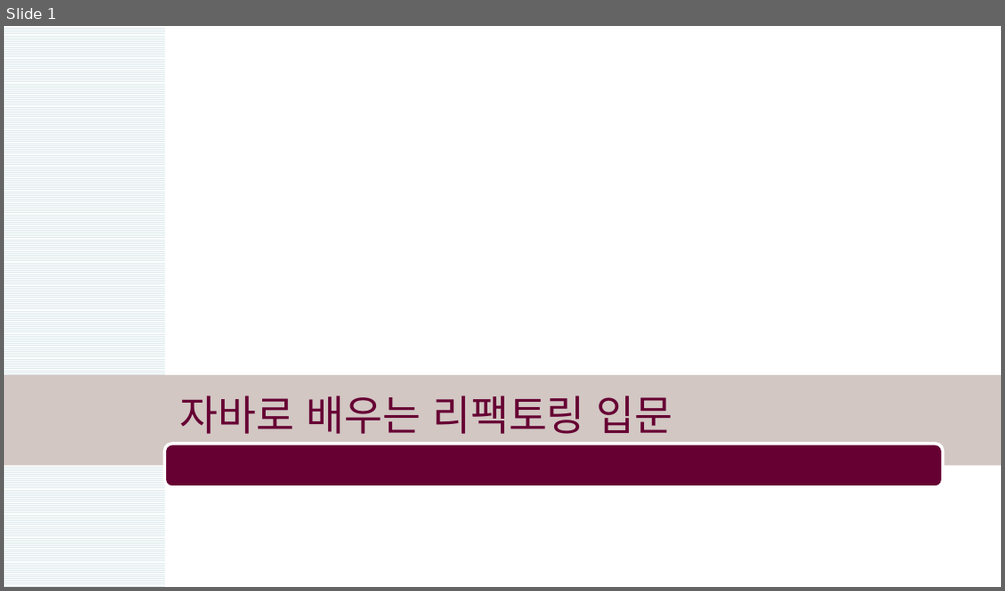
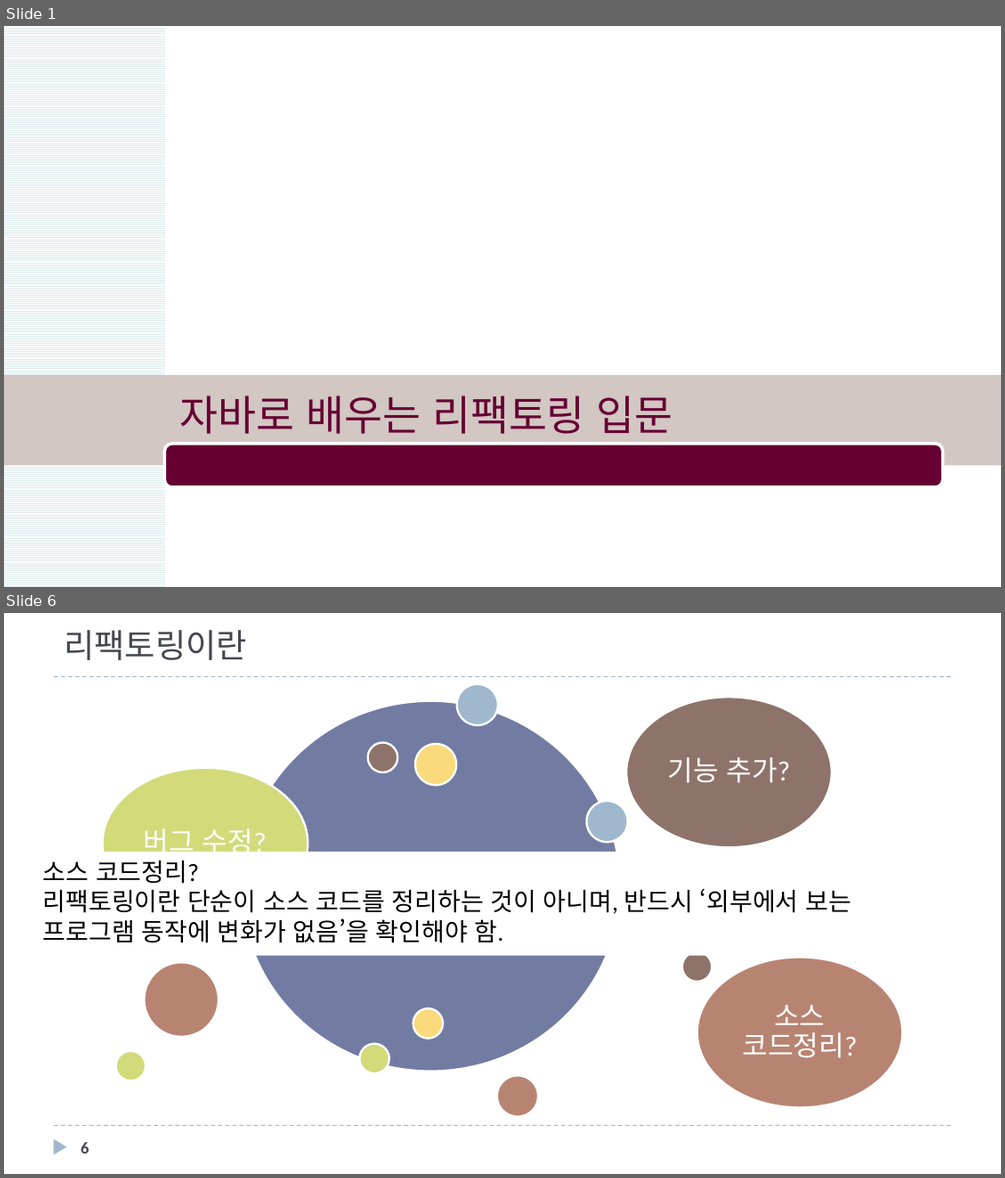
Before and after one commit to mkgungor/refactoring_java, a slide deck: ppt/자바로 배우는 리팩토링 입문.pptx. Shown one above the other, each under a label of ours: slide 1 before the commit, slides 1 and 6 after it; the slides between them are not shown. The pictures are 1005x591 and 1005x1178 pixels, drawn with LibreOffice and Linux fonts; fonts in the diff are those of the drawing; background and template pictures are left out. Boxes give left, top, right and bottom in pixels: in the first picture for what was removed or moved away, otherwise in the second. Text is boxed around its words. In the diff, an @@ line names an element or a change of style, - is before the commit and + after.

Commit message:
chapter 0 추가

```diff
--- a/ppt/자바로 배우는 리팩토링 입문.pptx
+++ b/ppt/자바로 배우는 리팩토링 입문.pptx
@@ slide 6 added at [4,613,1001,1174], background #FFFFFF @@
@@ title added at [64,630,247,660], 24 pt, text #464653 @@
+리팩토링이란
@@ line added from (54, 677) to (951, 677), #9FB8CD 0.75 pt dashed @@
@@ freeform shape added at [626,697,832,847], fill #8E736A, outline #FFFFFF 1.5 pt, 20 pt, text #FFFFFF @@
+기능 추가?
@@ freeform shape added at [103,768,308,918], fill #D2DA7A, outline #FFFFFF 1.5 pt, 20 pt, text #FFFFFF @@
+버그 수정?
@@ rectangle added at [32,852,928,955], fill #FFFFFF, 18 pt, text #000000 @@
+소스 코드정리?
+리팩토링이란 단순이 소스 코드를 정리하는 것이 아니며, 반드시 ‘외부에서 보는 프로그램 동작에 변화가 없음’을 확인해야 함.
@@ group added at [115,684,712,1117]: 11 ellipses, 1 freeform shape @@
+리팩토링
@@ freeform shape added at [696,957,902,1108], fill #B88472, outline #FFFFFF 1.5 pt, 20 pt, text #FFFFFF @@
+소스 코드정리?
@@ triangle added at [53,1139,66,1155], fill #9FB8CD @@
@@ line added from (54, 1126) to (951, 1126), #9FB8CD 0.75 pt dashed @@
@@ page number added at [81,1142,89,1153], 12 pt, text #464653, bold @@
+6
```
Also in this commit, not shown: 1 slide changed, 10 other slides added.
